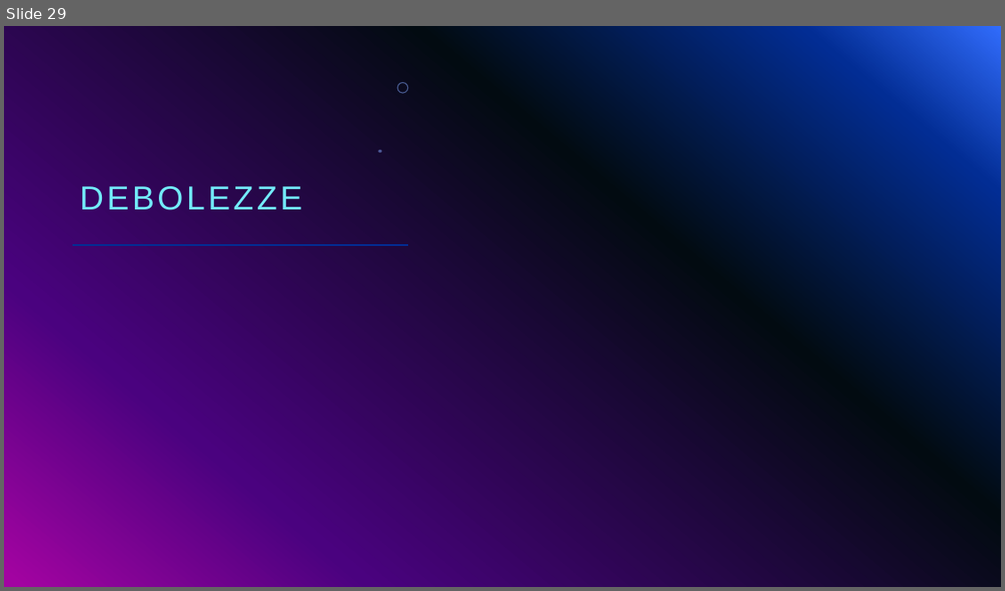
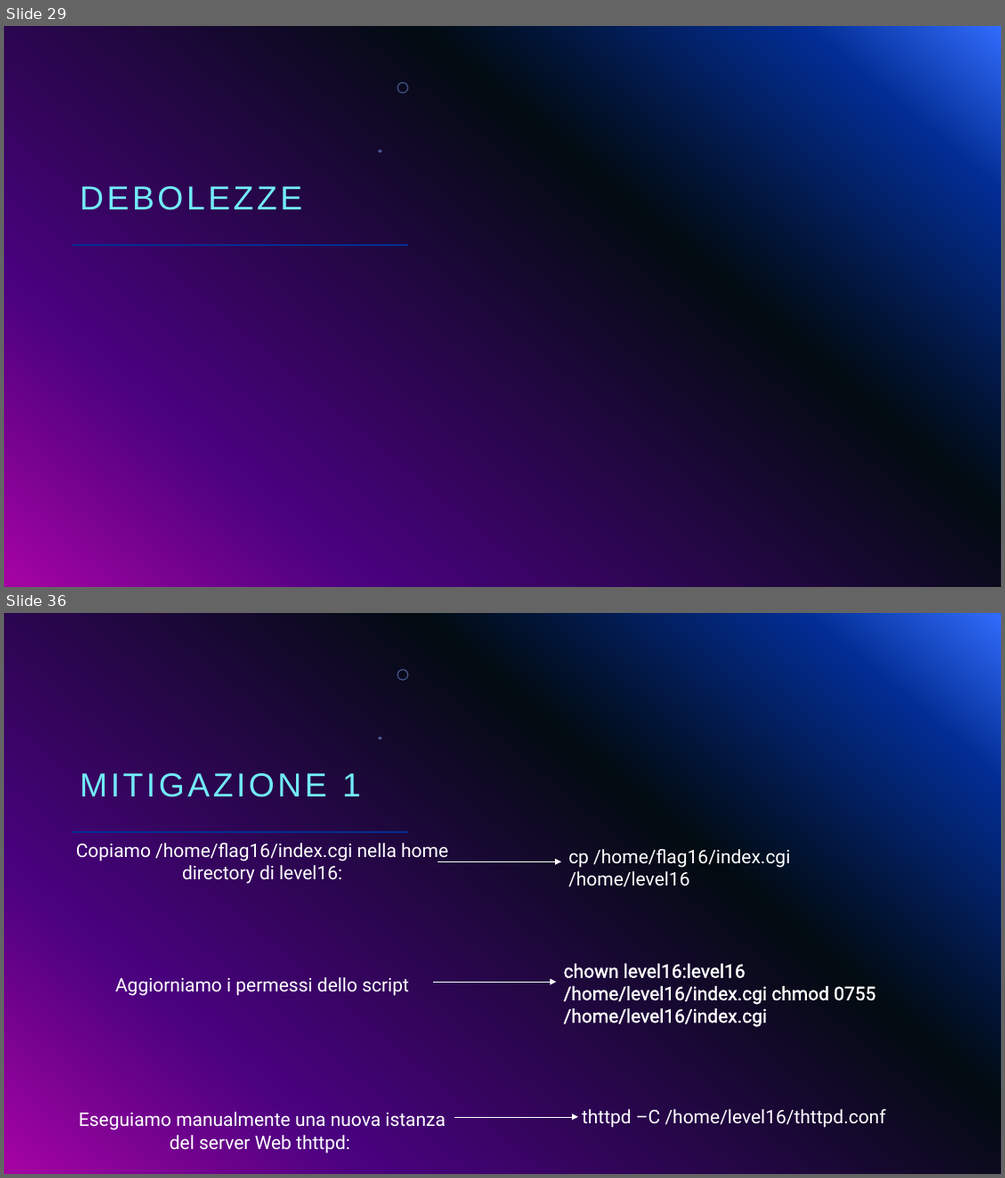
Before and after one commit to giorgiosiniscalchi/Nebula16-ITA, a slide deck: Presentazione Nebula16.pptx. Shown one above the other, each under a label of ours: slide 29 before the commit, slides 29 and 36 after it; the slides between them are not shown. The pictures are 1005x591 and 1005x1178 pixels, drawn with LibreOffice and Linux fonts; fonts in the diff are those of the drawing; background and template pictures are left out. Boxes give left, top, right and bottom in pixels: in the first picture for what was removed or moved away, otherwise in the second. Text is boxed around its words. In the diff, an @@ line names an element or a change of style, - is before the commit and + after.

```diff
--- a/Presentazione Nebula16.pptx
+++ b/Presentazione Nebula16.pptx
@@ slide 36 added at <box>4,613,1001,1174</box>, background gradient #316CFC to #022D94 to #020B11 to #4A027F to #A203A1; not listed: 3 template elements that a slide beside it also shows @@
@@ title added at <box>80,773,361,797</box>, 32 pt, text #73EBF9 @@
+MITIGAZIONE 1
@@ text added at <box>76,843,448,1153</box>, 18 pt, text #FFFFFF @@
+Copiamo /home/flag16/index.cgi nella home directory di level16:
+Aggiorniamo i permessi dello script
+Eseguiamo manualmente una nuova istanza del server Web thttpd:
@@ text added at <box>568,849,790,887</box>, 18 pt, text #FFFFFF @@
+cp /home/flag16/index.cgi /home/level16
@@ arrow added from (437, 862) to (561, 862), #FFFFFF 0.5 pt @@
@@ arrow added from (433, 981) to (557, 981), #FFFFFF 0.5 pt @@
@@ text added at <box>564,963,875,1027</box>, 18 pt, text #FFFFFF @@
+chown level16:level16 /home/level16/index.cgi chmod 0755 /home/level16/index.cgi
@@ arrow added from (455, 1117) to (578, 1117), #FFFFFF 0.5 pt @@
@@ text added at <box>582,1109,886,1127</box>, 18 pt, text #FFFFFF @@
+thttpd –C /home/level16/thttpd.conf
```
Also in this commit, not shown: 7 slides changed, 13 other slides added, 1 slide removed.
